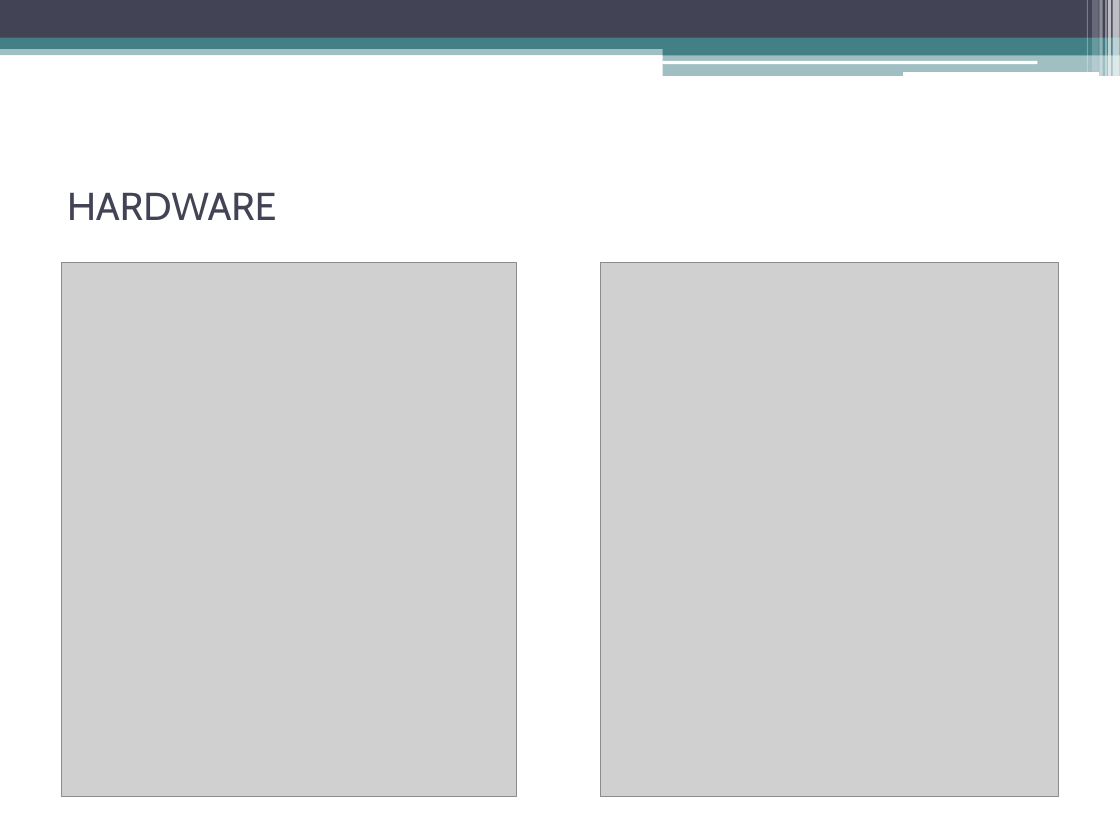
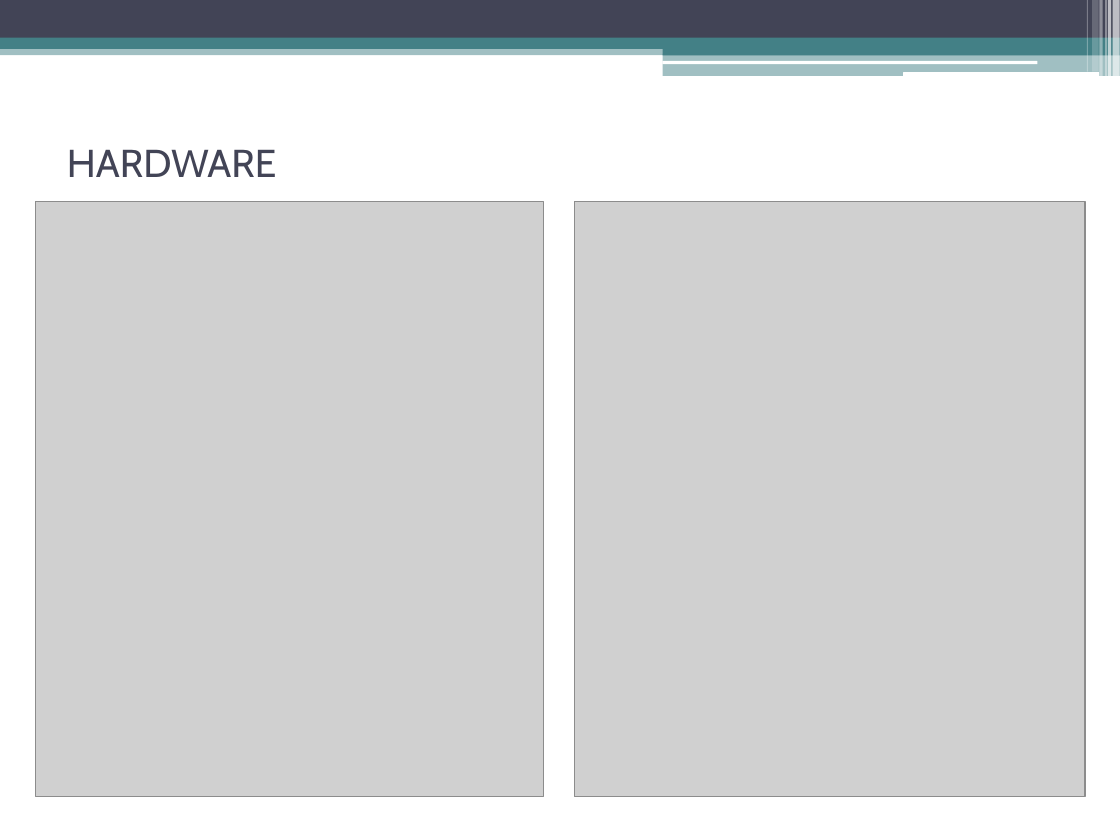
Before and after one commit to gnoahn/msp430-remote-control-car, a slide deck: slide 5 of documentos/apresentação.pptx. Drawn at 1120x840 pixels with LibreOffice and Linux fonts; fonts in the diff are those of the drawing; grey boxes stand for pictures. Boxes give left, top, right and bottom in pixels: in the first picture for what was removed or moved away, otherwise in the second. Text is boxed around its words. In the diff, an @@ line names an element or a change of style, - is before the commit and + after.

```diff
--- a/documentos/apresentação.pptx
+++ b/documentos/apresentação.pptx
@@ text "HARDWARE" moved from (x1=67, y1=192, x2=276, y2=220) to (x1=67, y1=149, x2=276, y2=177) @@
@@ picture resized from (x1=62, y1=262, x2=517, y2=796) to (x1=35, y1=202, x2=542, y2=796) @@
@@ picture resized from (x1=600, y1=262, x2=1058, y2=796) to (x1=575, y1=202, x2=1085, y2=797) @@
```
Also in this commit, not shown: 3 other slides changed.
